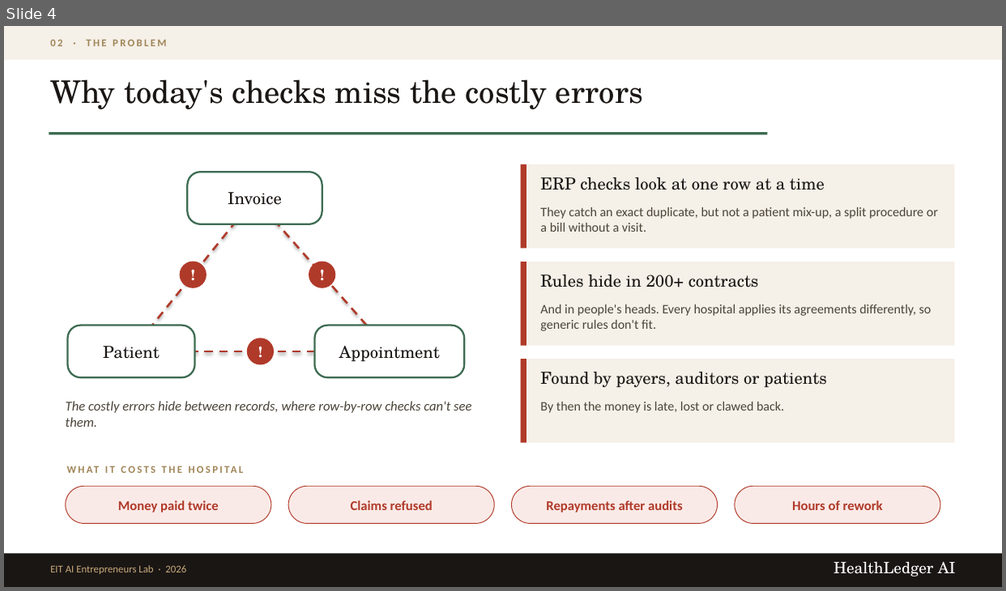
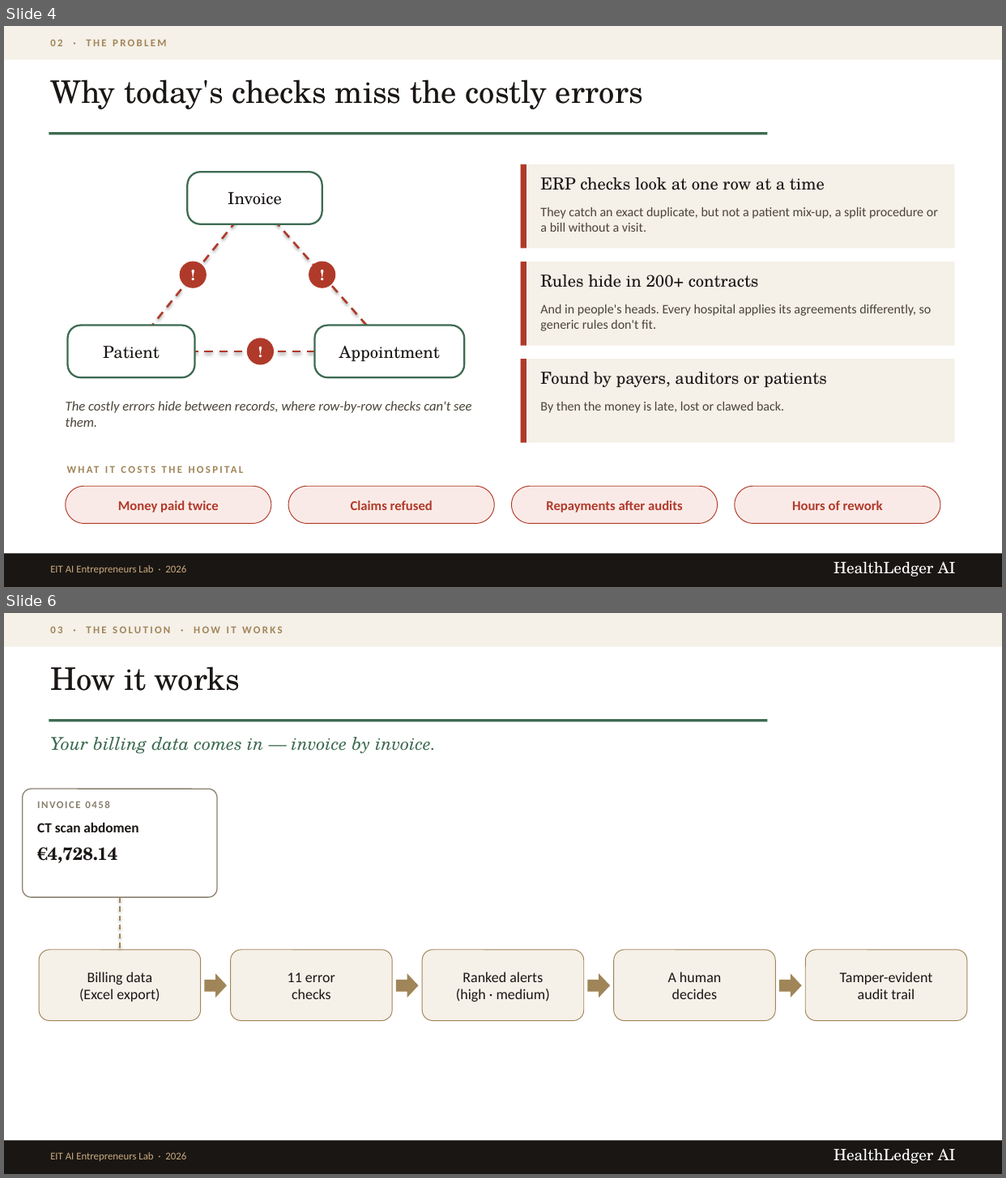
Before and after one commit to mrply97/AI, a slide deck: HealthLedgerAI_EIT_Pitch.pptx. Shown one above the other, each under a label of ours: slide 4 before the commit, slides 4 and 6 after it; the slides between them are not shown. The pictures are 1006x591 and 1006x1178 pixels, drawn with LibreOffice and Linux fonts; fonts in the diff are those of the drawing. Boxes give left, top, right and bottom in pixels: in the first picture for what was removed or moved away, otherwise in the second. Text is boxed around its words. In the diff, an @@ line names an element or a change of style, - is before the commit and + after.

```diff
--- a/HealthLedgerAI_EIT_Pitch.pptx
+++ b/HealthLedgerAI_EIT_Pitch.pptx
@@ slide 6 added at <box>4,613,1002,1174</box>, background #FFFFFF @@
@@ rectangle added at <box>4,613,1002,647</box>, fill #F5F0E8 @@
@@ text added at <box>50,626,283,633</box>, 10 pt, text #A08558, bold @@
+03 · THE SOLUTION · HOW IT WORKS
@@ text added at <box>50,666,240,691</box>, 30 pt, text #1A1614 @@
+How it works
@@ rectangle added at <box>49,719,768,722</box>, fill #3D6B52 @@
@@ text added at <box>50,737,436,754</box>, 17 pt, text #3D6B52, italic @@
+Your billing data comes in — invoice by invoice.
@@ rounded rectangle added at <box>23,789,217,897</box>, fill #FFFFFF, outline #8A8070 1 pt @@
@@ text added at <box>36,796,204,815</box>, 10 pt, text #8A8070, bold @@
+INVOICE 0458
@@ text added at <box>37,823,138,833</box>, 13.5 pt, text #1A1614, bold @@
+CT scan abdomen
@@ text added at <box>37,847,117,863</box>, 17 pt, text #1A1614, bold @@
+€4,728.14
@@ line added from (120, 897) to (120, 950), #A08558 1.25 pt dashed @@
@@ rounded rectangle added at <box>39,950,201,1021</box>, fill #F5F0E8, outline #A08558 0.75 pt @@
@@ rounded rectangle added at <box>231,950,393,1021</box>, fill #F5F0E8, outline #A08558 0.75 pt @@
@@ rounded rectangle added at <box>423,950,584,1021</box>, fill #F5F0E8, outline #A08558 0.75 pt @@
@@ rounded rectangle added at <box>614,950,776,1021</box>, fill #F5F0E8, outline #A08558 0.75 pt @@
@@ rounded rectangle added at <box>806,950,967,1021</box>, fill #F5F0E8, outline #A08558 0.75 pt @@
@@ text added at <box>79,972,160,1002</box>, 14 pt, text #1A1614 @@
+Billing data
+(Excel export)
@@ right arrow added at <box>205,973,227,998</box>, fill #A08558 @@
@@ text added at <box>288,973,335,999</box>, 14 pt, text #1A1614 @@
+11 error
+checks
@@ right arrow added at <box>396,973,419,998</box>, fill #A08558 @@
@@ text added at <box>456,972,550,1002</box>, 14 pt, text #1A1614 @@
+Ranked alerts
+(high · medium)
@@ right arrow added at <box>588,973,611,998</box>, fill #A08558 @@
@@ text added at <box>668,972,721,999</box>, 14 pt, text #1A1614 @@
+A human
+decides
@@ right arrow added at <box>780,973,802,998</box>, fill #A08558 @@
@@ text added at <box>840,972,933,999</box>, 14 pt, text #1A1614 @@
+Tamper-evident
+audit trail
@@ rectangle added at <box>4,1141,1002,1174</box>, fill #1A1614 @@
@@ text added at <box>50,1152,186,1161</box>, 10 pt, text #C9AA7C @@
+EIT AI Entrepreneurs Lab · 2026
@@ text added at <box>833,1149,956,1164</box>, 15 pt, text #FFFFFF @@
+HealthLedger AI
```
Also in this commit, not shown: 3 slides changed, 4 other slides added, 2 slides removed, 2 other files.
